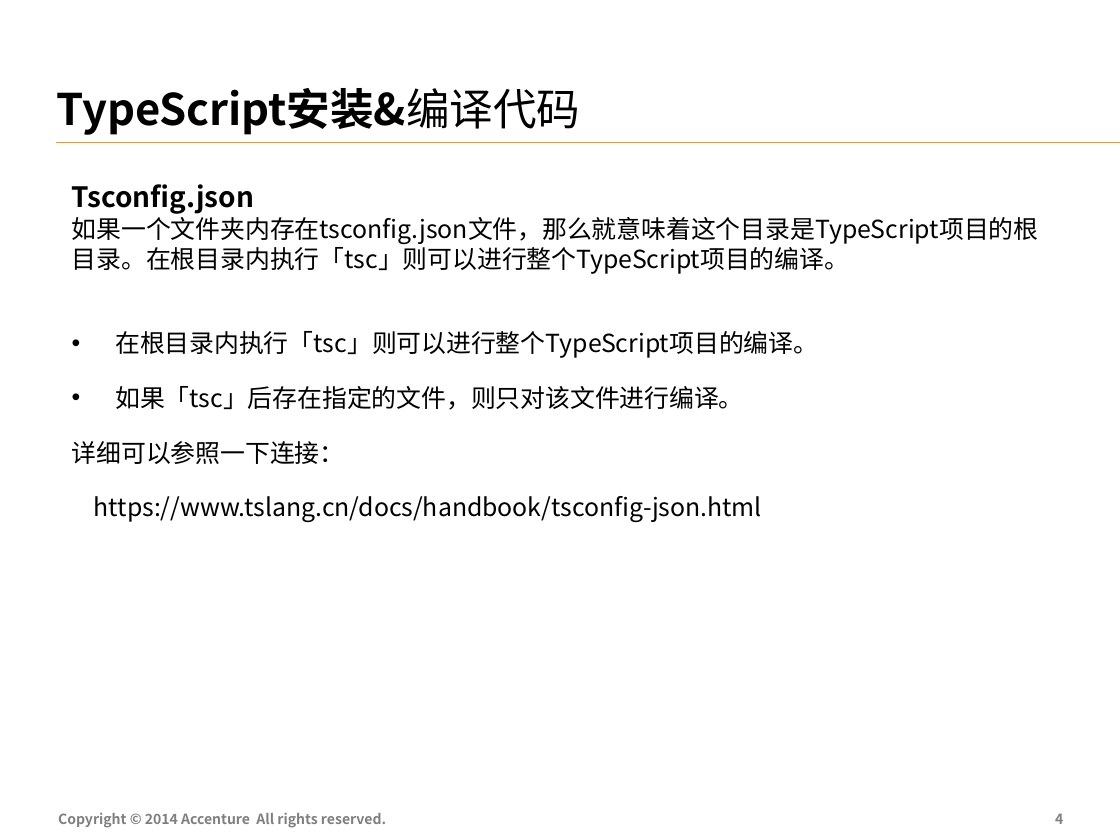
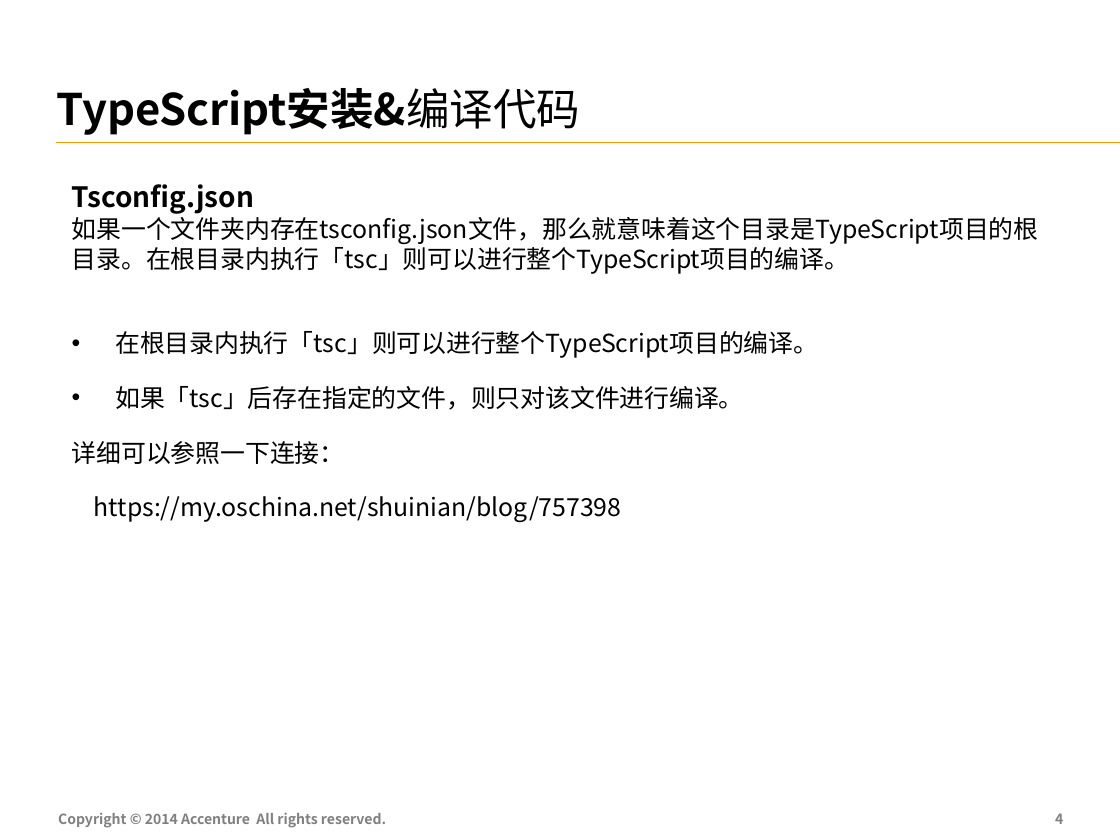
Before and after one commit to FS-Angular-Interest-Group/AngularTraining, a slide deck: slide 5 of PPT/02-Accenture-FS-Angular-TypeScript.pptx. Drawn at 1120x840 pixels with LibreOffice and Linux fonts; fonts in the diff are those of the drawing. Boxes give left, top, right and bottom in pixels: in the first picture for what was removed or moved away, otherwise in the second. Text is boxed around its words. In the diff, an @@ line names an element or a change of style, - is before the commit and + after.

Commit message:
ts

```diff
--- a/PPT/02-Accenture-FS-Angular-TypeScript.pptx
+++ b/PPT/02-Accenture-FS-Angular-TypeScript.pptx
@@ text at (x1=94, y1=496, x2=622, y2=523): text changed @@
-https://www.tslang.cn/docs/handbook/tsconfig-json.html
+https://my.oschina.net/shuinian/blog/757398
```
Also in this commit, not shown: 11 other slides changed.
